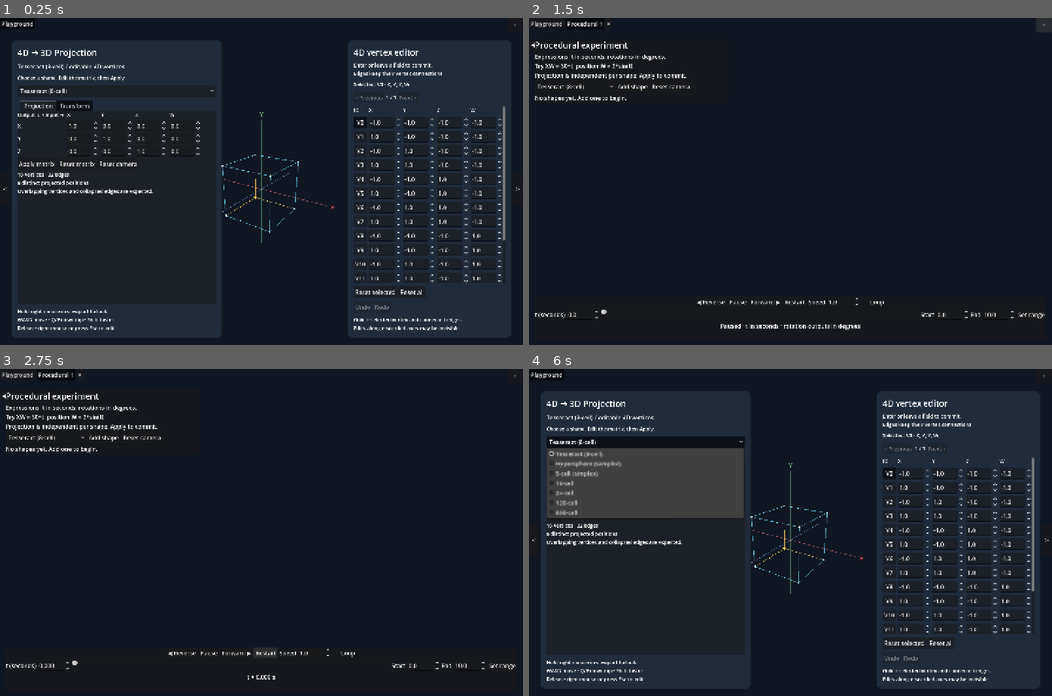
Above: before the commit, frames 1-4 (two rows, left to right).
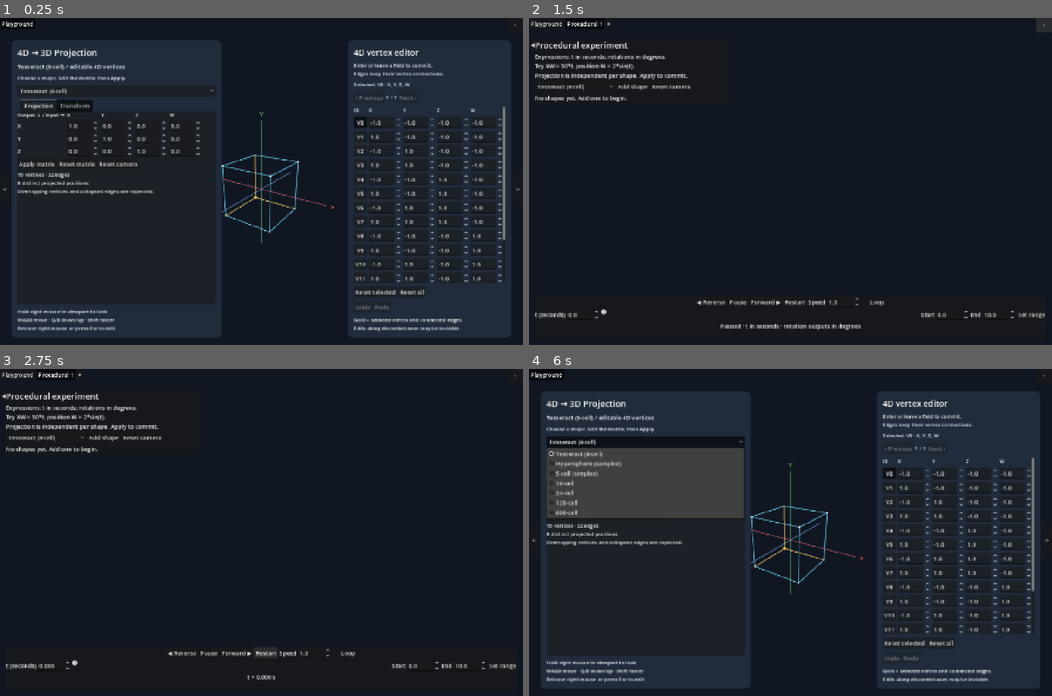
Above: after the commit, the same moments.

Repository: wonhochoi25/4Dto3D
Game: Godot game, scene res://scenes/app.tscn
Same seed, same stepped clock (60 frames per second), same inputs: the game is played once before the commit and once after it.
Inputs:
- Up to frame 1 (0.25 s): no input
- Up to frame 2 (1.5 s): click "Playground" at 0.5 s; click "+" at 1.25 s
- Up to frame 3 (2.75 s): click "Restart" at 2 s
- Up to frame 4 (6 s): click "Restart" at 2.75 s; click "Restart" at 3.5 s; click "Procedural 1" at 4.25 s; click "×" at 5 s; click "Tesseract (8-cell)" at 5.75 s

The runs differ from the first frame. In frame 1, 4.4% of the frame differs, in the area x 0-100%, y 9-96%; in frame 2, 1.8%; in frame 3, 1.6%; in frame 4, 3.7%.

Commit message:
fixed resolution issues

Diff:
--- a/scripts/app_shell.gd
+++ b/scripts/app_shell.gd
@@ -31,6 +31,8 @@
 	content = Control.new()
 	content.size_flags_vertical = Control.SIZE_EXPAND_FILL
 	layout.add_child(content)
+	content.resized.connect(sync_tab_resolution)
+	get_viewport().size_changed.connect(sync_tab_resolution)
 	add_page(Playground.instantiate(), "Playground", false)
 
 func new_procedural() -> void:
@@ -40,12 +42,15 @@
 func add_page(scene: Node, title: String, closable: bool) -> void:
 	var host := SubViewportContainer.new()
 	host.stretch = true
-	host.set_anchors_and_offsets_preset(Control.PRESET_FULL_RECT)
+	host.set_anchors_and_offsets_preset(Control.PRESET_TOP_LEFT)
 	content.add_child(host)
 	var viewport := SubViewport.new()
 	viewport.own_world_3d = true
 	viewport.handle_input_locally = true
+	viewport.msaa_3d = Viewport.MSAA_4X
+	viewport.size_2d_override_stretch = true
 	host.add_child(viewport)
+	configure_tab_resolution(host, viewport)
 	viewport.add_child(scene)
 	var header := HBoxContainer.new()
 	tabs.add_child(header)
@@ -91,3 +96,17 @@
 	page["host"].queue_free()
 	page["header"].queue_free()
 	activate(pages.find(previous) if pages.has(previous) else maxi(0, index - 1))
+
+## Render at actual output pixels, not the root canvas's lower logical resolution.
+## Counter-scale the container and override the child canvas so UI/input stay logical.
+func configure_tab_resolution(host: SubViewportContainer, viewport: SubViewport) -> void:
+	var logical := content.size.max(Vector2(2, 2))
+	var output_scale := get_viewport().get_final_transform().get_scale().abs()
+	var pixels := (logical * output_scale).round().max(Vector2(2, 2))
+	host.scale = logical / pixels
+	host.size = pixels
+	viewport.size_2d_override = Vector2i(logical.round())
+
+func sync_tab_resolution() -> void:
+	for page in pages:
+		configure_tab_resolution(page["host"], page["viewport"])
--- a/scripts/procedural/object_card.gd
+++ b/scripts/procedural/object_card.gd
@@ -66,9 +66,8 @@
 		var names := ["X", "Y", "Z", "W"]
 		if component == "angles": names = ["XY", "XZ", "XW", "YZ", "YW", "ZW"]
 		if component == "projection":
-			names = []
-			for output in ["X", "Y", "Z"]:
-				for input_axis in ["X", "Y", "Z", "W"]: names.append(output + " ← " + input_axis)
+			build_projection_matrix(section)
+			continue
 		for i in range(names.size()):
 			var row := HBoxContainer.new()
 			section.add_child(row)
@@ -120,3 +119,42 @@
 		fields[key].remove_theme_color_override("font_color")
 	message.text = ""
 	message.hide()
+
+## Row-major 3×4 matrix: columns are 4D inputs, rows are 3D outputs.
+## Keep expression keys unchanged so saved drafts and evaluation use the same mapping.
+func build_projection_matrix(section: VBoxContainer) -> void:
+	var hint := Label.new()
+	hint.text = "Columns: 4D input · Rows: 3D output"
+	section.add_child(hint)
+	var grid := GridContainer.new()
+	grid.columns = 5
+	grid.add_theme_constant_override("h_separation", 6)
+	grid.add_theme_constant_override("v_separation", 6)
+	section.add_child(grid)
+	for name in ["", "X", "Y", "Z", "W"]:
+		var heading := Label.new()
+		heading.text = name
+		heading.horizontal_alignment = HORIZONTAL_ALIGNMENT_CENTER
+		grid.add_child(heading)
+	for row in range(3):
+		var heading := Label.new()
+		heading.text = ["X", "Y", "Z"][row]
+		grid.add_child(heading)
+		for column in range(4):
+			var key := "projection.%d" % (row * 4 + column)
+			var cell := VBoxContainer.new()
+			cell.size_flags_horizontal = Control.SIZE_EXPAND_FILL
+			grid.add_child(cell)
+			var field := LineEdit.new()
+			field.text = object.sources[key]
+			field.custom_minimum_size.x = 90
+			field.size_flags_horizontal = Control.SIZE_EXPAND_FILL
+			field.tooltip_text = "Output %s ← input %s · expression in t" % [["X", "Y", "Z"][row], ["X", "Y", "Z", "W"][column]]
+			cell.add_child(field)
+			fields[key] = field
+			var error_label := Label.new()
+			error_label.add_theme_color_override("font_color", Color("ff9a9a"))
+			error_label.autowrap_mode = TextServer.AUTOWRAP_WORD_SMART
+			error_label.hide()
+			cell.add_child(error_label)
+			errors[key] = error_label
--- /dev/null
+++ b/tests/verify_resolution.gd
@@ -0,0 +1,21 @@
+extends SceneTree
+## Headless layout check: tabs use physical pixels without scaling their UI or hit targets.
+func _initialize() -> void: call_deferred("verify")
+func verify() -> void:
+	var app = load("res://scenes/app.tscn").instantiate()
+	root.add_child(app)
+	app.new_procedural()
+	for window_size in [Vector2i(1440, 900), Vector2i(2880, 1800), Vector2i(3024, 1964), Vector2i(1440, 900)]:
+		root.size = window_size
+		for i in range(5): await process_frame
+		for page in app.pages:
+			var expected: Vector2 = (app.content.size * root.get_final_transform().get_scale()).round()
+			assert(page.viewport.size == Vector2i(expected))
+			assert(page.viewport.get_visible_rect().size.is_equal_approx(app.content.size))
+			assert((page.host.size * page.host.scale).is_equal_approx(app.content.size))
+			# Physical-to-logical viewport scaling cancels container counter-scaling.
+			var mapping: Vector2 = page.viewport.get_final_transform().get_scale() * page.host.scale
+			assert(mapping.is_equal_approx(Vector2.ONE))
+			assert(page.viewport.msaa_3d == Viewport.MSAA_4X)
+	print("PASS: native resolution, logical UI/input mapping, resize, both tabs, 4x MSAA")
+	quit()
Not shown, added: tests/verify_resolution.gd.uid
Not shown, changed: .DS_Store
